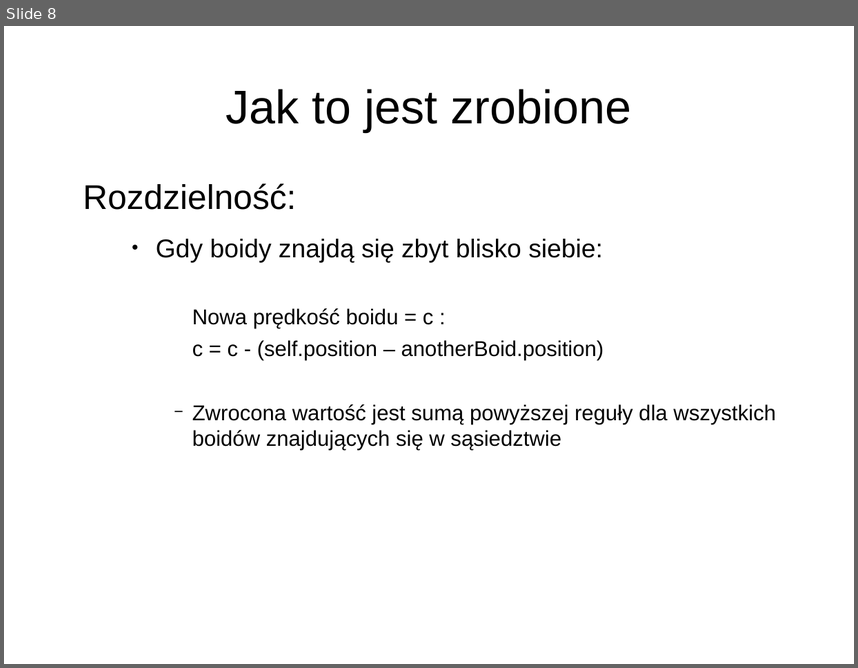
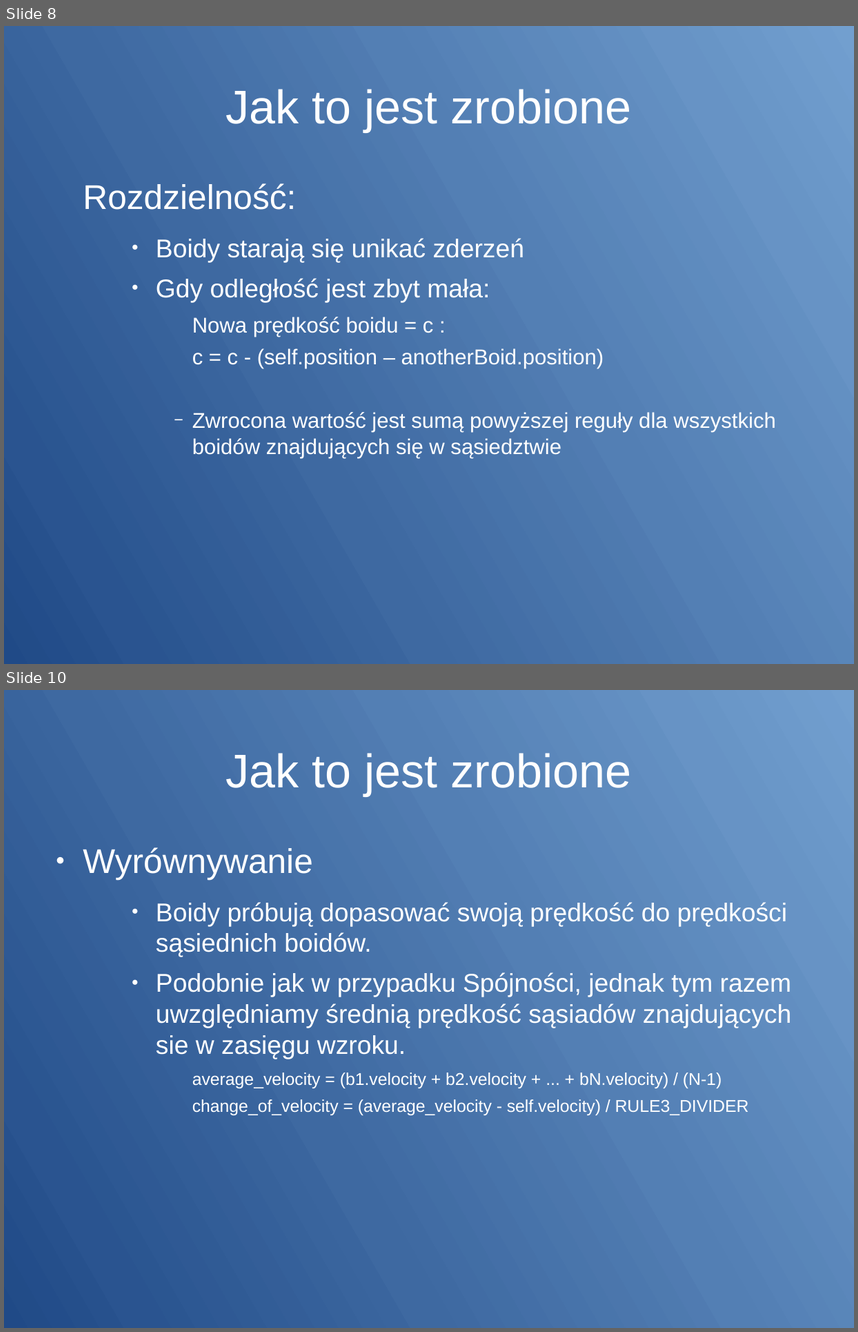
Before and after one commit to janwojcik5/HerdSimulation, a slide deck: Prezentacja.odp. Shown one above the other, each under a label of ours: slide 8 before the commit, slides 8 and 10 after it; the slides between them are not shown. The pictures are 858x668 and 858x1332 pixels, drawn with LibreOffice and Linux fonts; fonts in the diff are those of the drawing. Boxes give left, top, right and bottom in pixels: in the first picture for what was removed or moved away, otherwise in the second. Text is boxed around its words. In the diff, an @@ line names an element or a change of style, - is before the commit and + after.

```diff
--- a/Prezentacja.odp
+++ b/Prezentacja.odp
@@ slide 10 added at [4,690,854,1328], background gradient #729FCF to #709DCE to #6F9CCC to #6D9ACB to #6B98C9 to #6A97C8 @@
@@ title added at [225,753,631,796], 44 pt, text #FFFFFF @@
+Jak to jest zrobione
@@ text added at [83,847,791,1115], 24 pt, text #FFFFFF @@
+● Wyrównywanie
+    ● Boidy próbują dopasować swoją prędkość do prędkości sąsiednich boidów.
+    ● Podobnie jak w przypadku Spójności, jednak tym razem uwzględniamy średnią prędkość sąsiadów znajdujących sie w zasięgu wzroku.
+      average_velocity = (b1.velocity + b2.velocity + ... + bN.velocity) / (N-1)
+      change_of_velocity = (average_velocity - self.velocity) / RULE3_DIVIDER
@@ slide 8 changed as well @@
@@ background #FFFFFF to gradient #729FCF to #709DCE to #6F9CCC to #6D9ACB to #6B98C9 to #6A97C8 @@
@@ title "Jak to jest zrobione" at [225,89,631,132]: text colour #000000 to #FFFFFF @@
@@ text at [83,183,776,458]: text colour #000000 to #FFFFFF in "Rozdzielność:", "Nowa prędkość boidu = c :", "c = c - (self.position – anotherBoid.position)", "Zwrocona wartość jest sumą powyższej reguły dla ..."; bullet colour #000000 to #FFFFFF @@
@@ text at [156,238,525,302]: text changed; text colour #000000 to #FFFFFF @@
-    ● Gdy boidy znajdą się zbyt blisko siebie:
+    ● Boidy starają się unikać zderzeń
+    ● Gdy odległość jest zbyt mała:
```
Also in this commit, not shown: 7 other slides changed, 2 other slides added, 2 other files.
